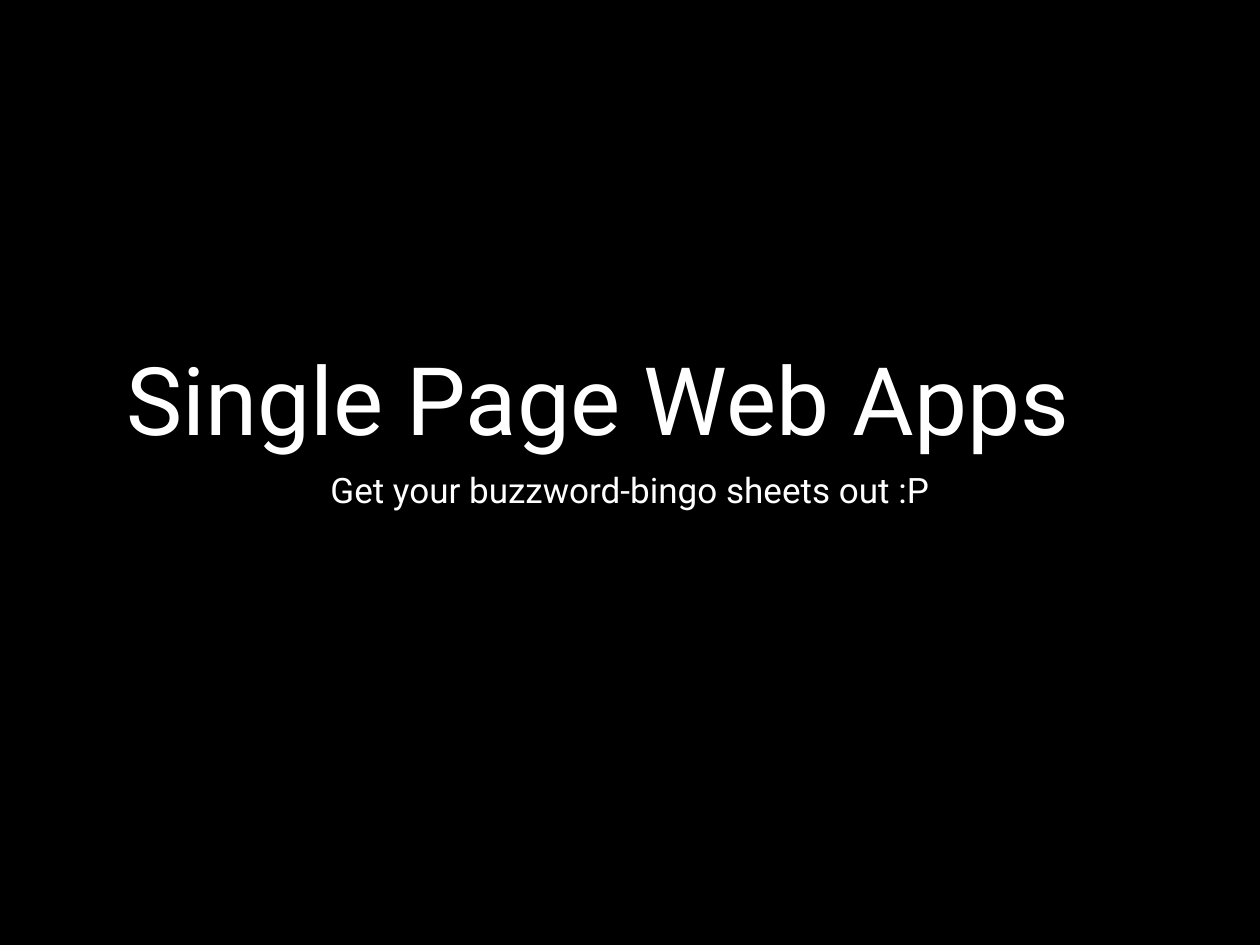
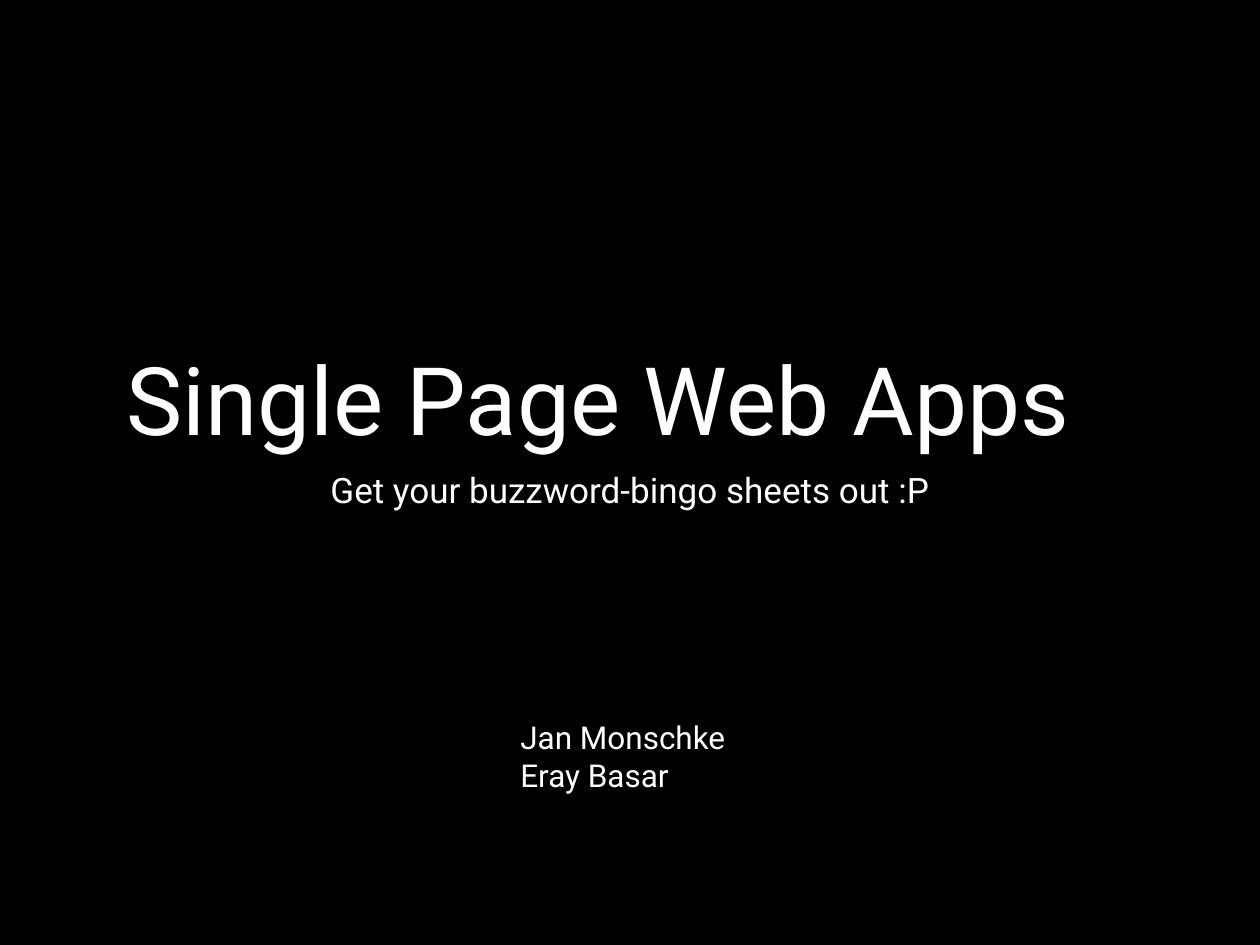
Before and after one commit to janmonschke/Bachelor-Thesis, a slide deck: slide 1 of barcamp presentation.pptx. Drawn at 1260x945 pixels with LibreOffice and Linux fonts; fonts in the diff are those of the drawing; background and template pictures are left out. Boxes give left, top, right and bottom in pixels: in the first picture for what was removed or moved away, otherwise in the second. Text is boxed around its words. In the diff, an @@ line names an element or a change of style, - is before the commit and + after.

```diff
--- a/barcamp presentation.pptx
+++ b/barcamp presentation.pptx
@@ text added at [520,725,725,794], 18 pt, text #FFFFFF @@
+Jan Monschke
+Eray Basar
```
Also in this commit, not shown: 5 other slides changed, 8 slides added, 2 slides removed, 3 other files.
